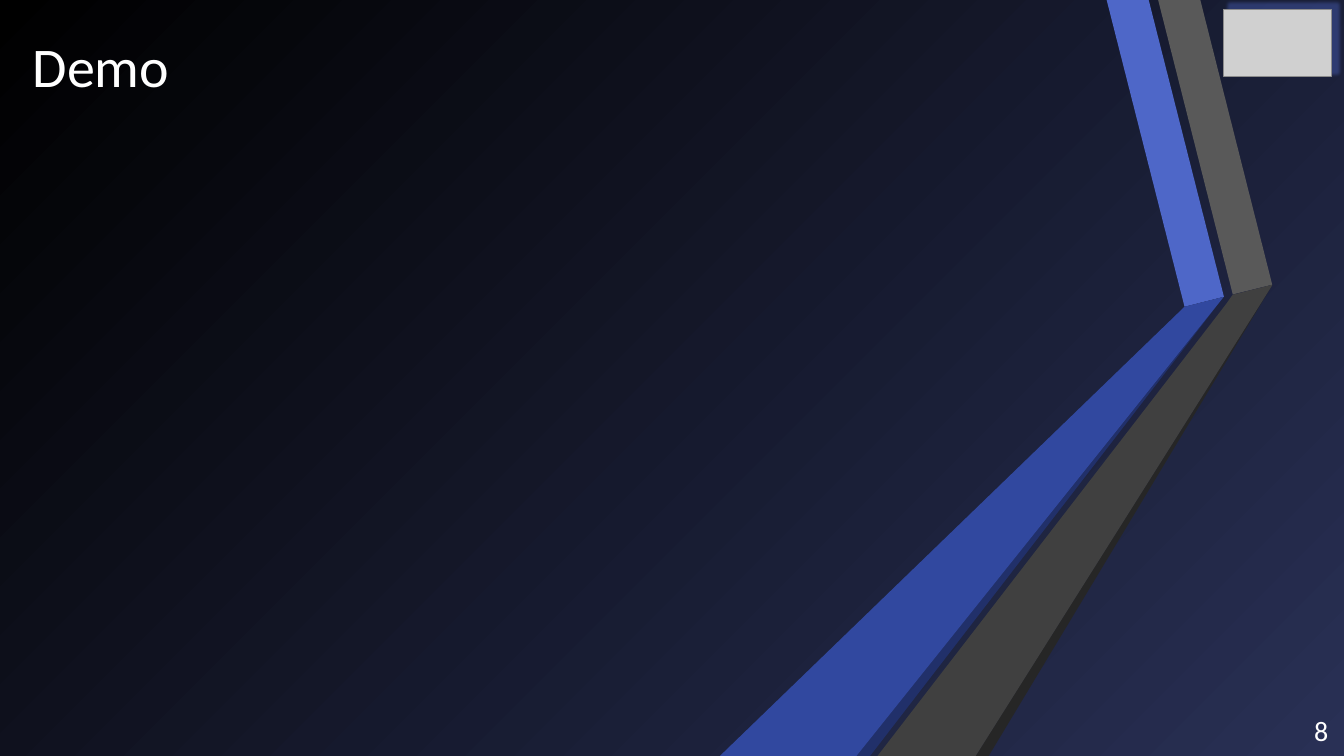
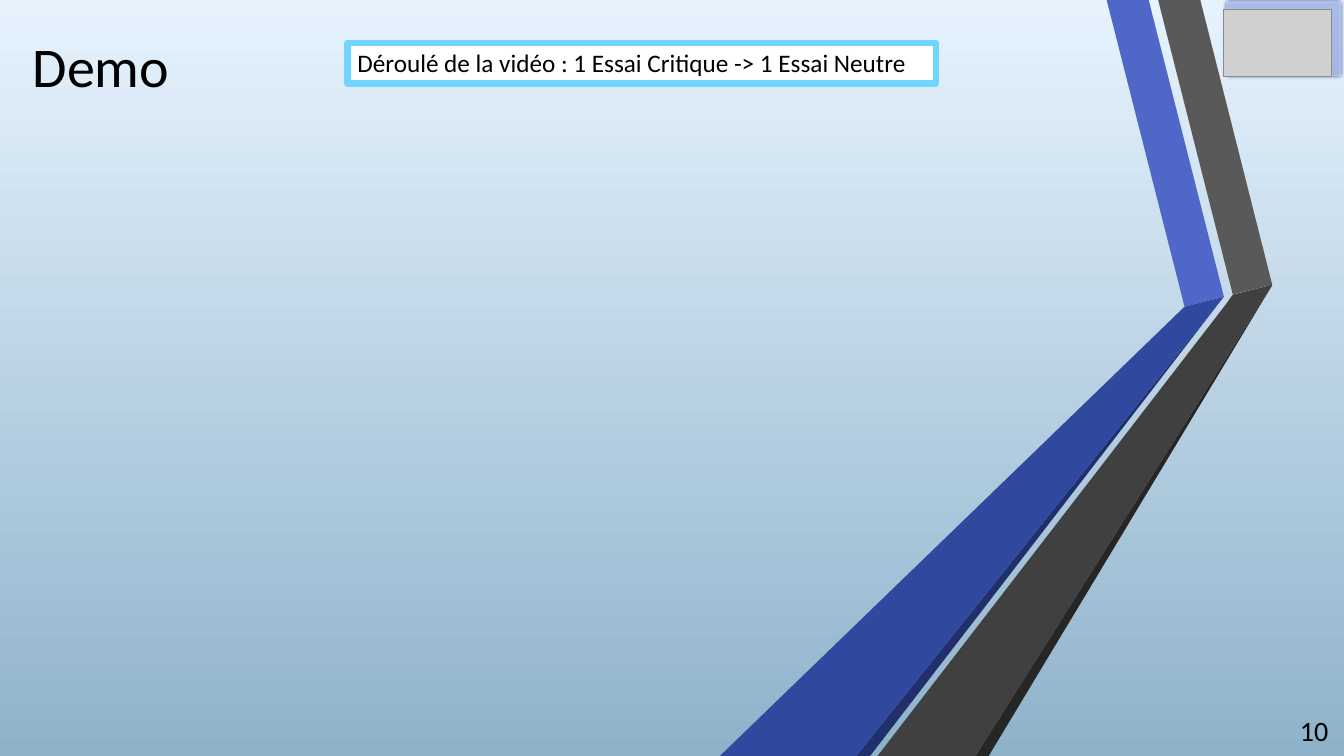
Before and after one commit to Milhane69/Portfolio-RABEHI-Milhane, a slide deck: slide 10 of Expérience.pptx (slide 8 before the commit). Drawn at 1344x756 pixels with LibreOffice and Linux fonts; fonts in the diff are those of the drawing; grey boxes stand for pictures. Boxes give left, top, right and bottom in pixels: in the first picture for what was removed or moved away, otherwise in the second. Text is boxed around its words. In the diff, an @@ line names an element or a change of style, - is before the commit and + after.

```diff
--- a/Expérience.pptx
+++ b/Expérience.pptx
@@ background gradient #293055 to #000000 to gradient #E6F3FD to #8FB2CC @@
@@ rectangle at (x1=0, y1=0, x2=1344, y2=756): fill gradient #293055 to #000000 to gradient #E6F3FD to #8FB2CC @@
@@ freeform shape at (x1=16, y1=0, x2=139, y2=582): fill #FFFFFF to #595959 @@
@@ title "Demo" at (x1=33, y1=51, x2=169, y2=88): text colour #FFFFFF to #000000 @@
@@ rectangle at (x1=1224, y1=0, x2=1344, y2=79): outline #3A4C94 1.25 pt to #606BAC 4.33 pt @@
@@ rectangle added at (x1=348, y1=43, x2=937, y2=84), fill #FFFFFF, outline #71D6FF 4.33 pt, 18 pt, text #000000 @@
+Déroulé de la vidéo : 1 Essai Critique -> 1 Essai Neutre
@@ freeform shape at (x1=16, y1=578, x2=151, y2=756): fill #FFFFFF to #262626 @@
@@ freeform shape at (x1=16, y1=578, x2=203, y2=756): fill #FFFFFF to #404040 @@
@@ page number at (x1=1300, y1=723, x2=1328, y2=741): text changed; text colour #FFFFFF to #000000 @@
-8
+10
```
Also in this commit, not shown: 12 other slides changed, 4 slides added, 1 other file.
